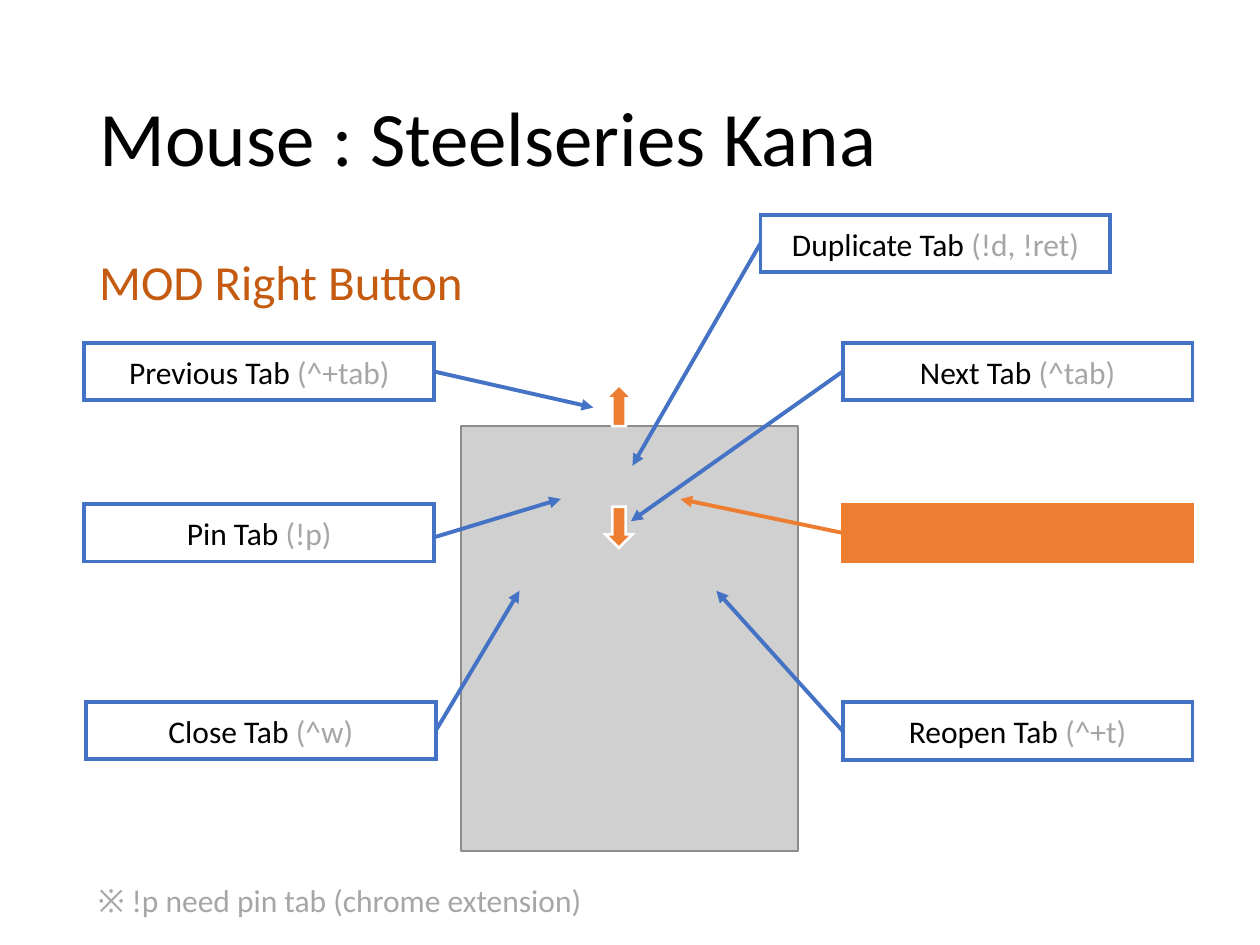
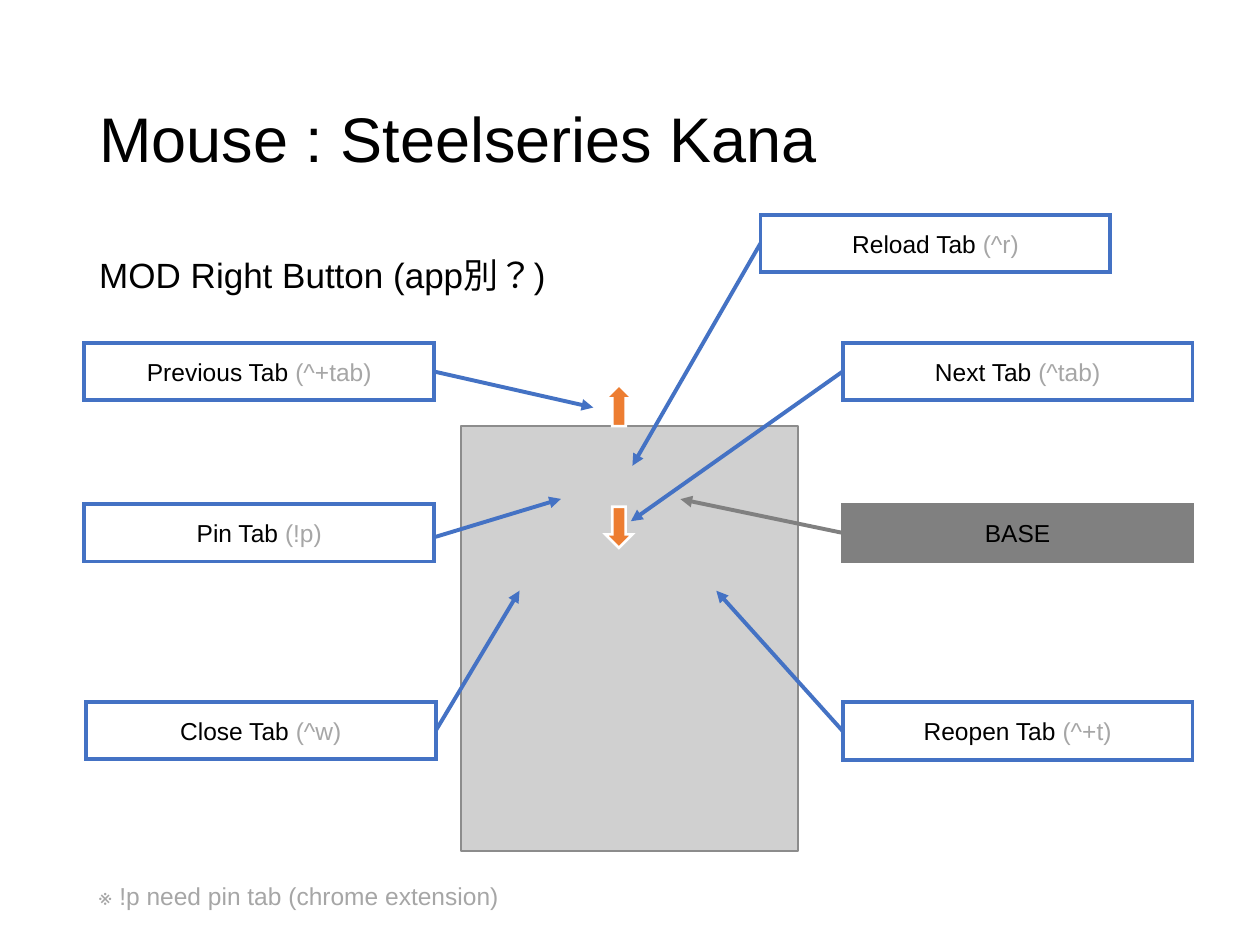
Before and after one commit to ittooo66/myAHK, a slide deck: slide 5 of マニュアル.pptx (slide 3 before the commit). Drawn at 1260x945 pixels with LibreOffice and Linux fonts; fonts in the diff are those of the drawing; grey boxes stand for pictures. Boxes give left, top, right and bottom in pixels: in the first picture for what was removed or moved away, otherwise in the second. Text is boxed around its words. In the diff, an @@ line names an element or a change of style, - is before the commit and + after.

Commit message:
modify mouse oce

```diff
--- a/マニュアル.pptx
+++ b/マニュアル.pptx
@@ title "Mouse : Steelseries Kana" at [99, 116, 817, 163]: size 44 to 36 pt, font Calibri to Arial @@
@@ text in rectangle at [852, 235, 1019, 258]: text changed; size 18 to 14 pt; font Calibri to Arial @@
-Duplicate Tab (!d, !ret)
+Reload Tab (^r)
@@ text at [99, 259, 545, 294]: text changed; size 28 to 20 pt; font Calibri to Arial; text colour #C55A11 to #000000 @@
-MOD Right Button
+MOD Right Button (app別？)
@@ arrow (843, 533) - (680, 499): stroke #ED7D31 2.25 pt to #808080 2.25 pt @@
@@ rectangle "BASE" at [843, 504, 1193, 561]: fill #ED7D31 to #808080; outline #ED7D31 1.5 pt to #808080 1.5 pt @@
@@ text in rectangle at [985, 525, 1050, 542]: text added @@
+BASE
@@ size 18 to 14 pt, font Calibri to Arial in 6 elements at [843, 343, 1193, 399], [84, 343, 435, 399], [843, 702, 1193, 759], [86, 702, 436, 759], [84, 504, 435, 561], [119, 887, 498, 910] @@
```
Also in this commit, not shown: 3 other slides changed, 1 other file.
